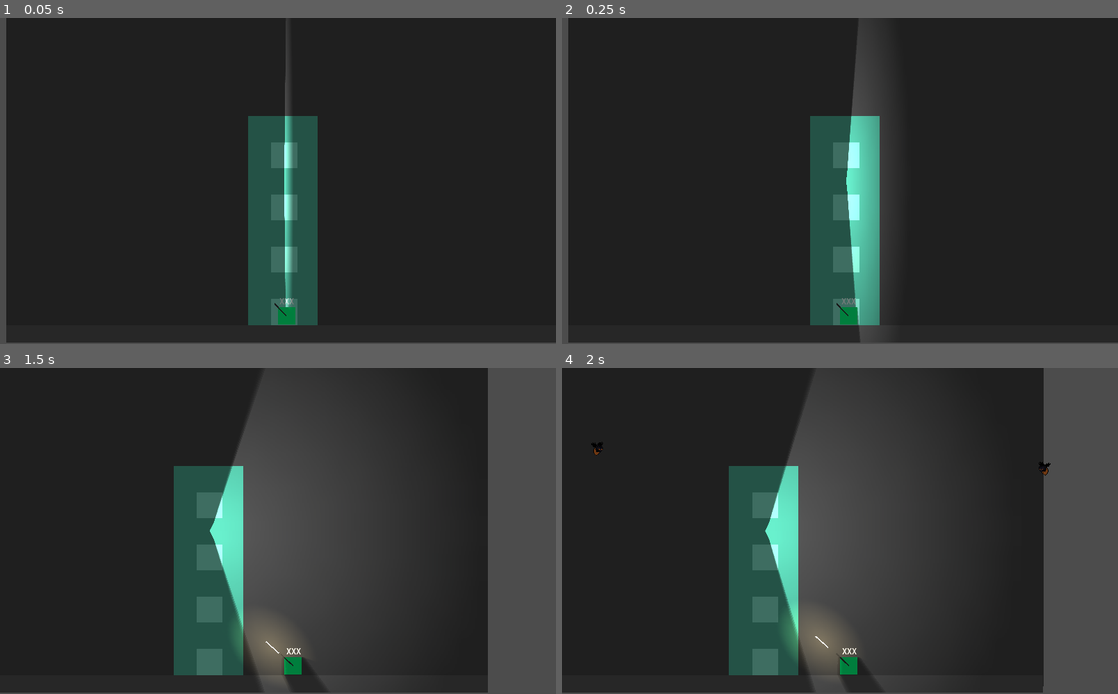
Above: before the commit, frames 1-4 (two rows, left to right).
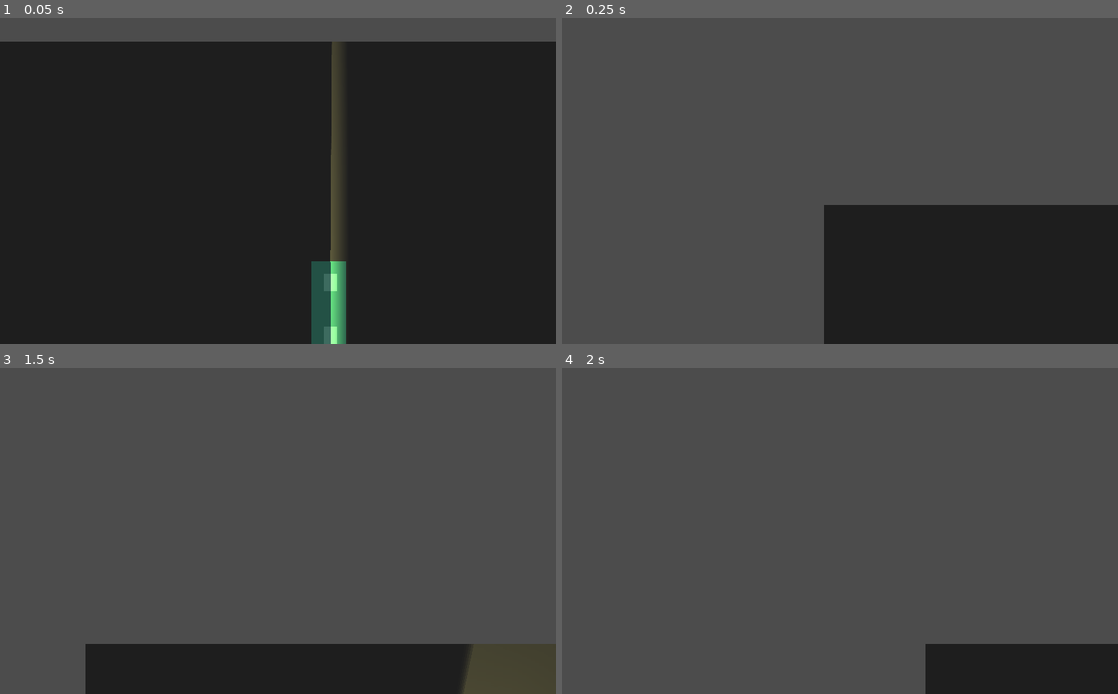
Above: after the commit, the same moments.

Repository: ZeeHatcher/Lighthouse
Game: Godot game, scene res://levels/TestLab.tscn
The game is run twice, just before and just after one commit, with the same random seed, the same clock (stepped at 60 frames per second) and the same inputs.
Inputs (mouse positions are in pixels of both pictures, inside the frame that each line leads up to):
- Up to frame 1 (0.05 s): no input
- Up to frame 2 (0.25 s): no input
- Up to frame 3 (1.5 s): move the mouse to (400, 514) at 0.52 s; hold D (move_right) 0.53-1.28 s; click (400, 514) at 0.6 s; move the mouse to (166, 547) at 1.27 s; hold S (move_down) from 1.28 s (still down); click (166, 547) at 1.35 s
- Up to frame 4 (2 s): keep holding S (move_down)

The runs differ from the first frame. In frame 1, 19% of the frame differs, in the area x 0-100%, y 0-100%; in frame 2, 79%, in the area x 1-100%, y 0-100%; in frame 3, 63%; in frame 4, 66%.

Commit message:
add generic Projectile

Diff:
--- a/assets/Lightning.gd
+++ b/assets/Lightning.gd
@@ -5,7 +5,7 @@
 onready var area : Area2D = $Area2D
 onready var scene_lightning = load("res://assets/Lightning.tscn")
 
-export (int) var max_chain_targets := 100
+export (int) var max_chain_targets := 2
 export (int) var max_chain_length := 3
 export (int) var min_chain_radius := 100
 
@@ -40,7 +40,6 @@
 
 	for i in range(target_enemies.size()):
 			if chained_length < max_chain_length:
-				chained_length += 1
 
 				var lightning : Line2D = scene_lightning.instance()
 				level.add_child(lightning)
@@ -48,7 +47,7 @@
 				#lightning.look_at(overlap_objects[i].global_position)   for rotating light only
 				lightning.set_point_position(1, target_enemies[i].global_position - area.global_position)
 				lightning.area.position = target_enemies[i].global_position - area.global_position
-				lightning.chained_length = chained_length
+				lightning.chained_length = chained_length + 1
 
 				target_enemies[i].queue_free()
 
--- a/assets/Lightning.tscn
+++ b/assets/Lightning.tscn
@@ -2,7 +2,6 @@
 
 [ext_resource path="res://assets/images/placeholder.png" type="Texture" id=1]
 [ext_resource path="res://assets/Lightning.gd" type="Script" id=2]
-
 
 [sub_resource type="CircleShape2D" id=1]
 radius = 100.0
--- a/entities/Beacon/Beacon.tscn
+++ b/entities/Beacon/Beacon.tscn
@@ -2,7 +2,6 @@
 
 [ext_resource path="res://assets/images/light.png" type="Texture" id=1]
 [ext_resource path="res://entities/Beacon/Node2D.gd" type="Script" id=2]
-
 
 [sub_resource type="OccluderPolygon2D" id=1]
 polygon = PoolVector2Array( 0, 0, 8, -16, 0, 0, 8, 16 )
@@ -15,9 +14,10 @@
 occluder = SubResource( 1 )
 
 [node name="Light2D" type="Light2D" parent="."]
-position = Vector2( 3, 0 )
-scale = Vector2( 32, 32 )
+position = Vector2( 5, 0 )
+scale = Vector2( 64, 64 )
 texture = ExtResource( 1 )
+color = Color( 1, 0.941176, 0.458824, 1 )
 shadow_enabled = true
 shadow_filter = 2
 shadow_filter_smooth = 10.0
--- a/entities/Enemy/Enemy.gd
+++ b/entities/Enemy/Enemy.gd
@@ -3,11 +3,11 @@
 
 enum Side { LEFT, RIGHT }
 
-export (int) var speed := 0
+export (int) var speed = 0
 
 var side : int = Side.LEFT setget set_side
-var velocity := Vector2(speed, 0)
 
+onready var velocity := Vector2(speed, 0)
 onready var hit_box := $CollisionShape2D
 onready var sprite := $Sprite
 onready var occluder := $LightOccluder2D
@@ -38,3 +38,6 @@
 
 func _move(delta: float) -> void:
 	pass
+
+func _on_VisibilityNotifier2D_screen_exited():
+	queue_free()
--- a/entities/Enemy/Enemy.tscn
+++ b/entities/Enemy/Enemy.tscn
@@ -1,10 +1,16 @@
-[gd_scene format=2]
+[gd_scene load_steps=2 format=2]
+
+[ext_resource path="res://entities/Enemy/Enemy.gd" type="Script" id=1]
 
 [node name="Enemy" type="KinematicBody2D"]
 collision_layer = 4
+script = ExtResource( 1 )
+
+[node name="VisibilityNotifier2D" type="VisibilityNotifier2D" parent="."]
 
 [node name="LightOccluder2D" type="LightOccluder2D" parent="."]
 
 [node name="CollisionShape2D" type="CollisionShape2D" parent="."]
 
 [node name="Sprite" type="Sprite" parent="."]
+[connection signal="screen_exited" from="VisibilityNotifier2D" to="." method="_on_VisibilityNotifier2D_screen_exited"]
--- a/entities/Enemy/Fly/Fly.gd
+++ b/entities/Enemy/Fly/Fly.gd
@@ -44,10 +44,10 @@
 	can_attack = true
 
 func _on_AttackChargeTimer_timeout():
-	var projectile = SCENES.projectile_fly.instance()
+	var projectile = SCENES.projectile_insect.instance()
 	ENTITIES.level.add_child(projectile)
 	projectile.position = tail.global_position
-	projectile.point()
+	projectile.point_to(ENTITIES.lighthouse.global_position)
 	bulb.visible = false
 
 	timer_attack_cooldown.start()
--- a/entities/Enemy/Fly/Fly.tscn
+++ b/entities/Enemy/Fly/Fly.tscn
@@ -1,7 +1,7 @@
 [gd_scene load_steps=6 format=2]
 
 [ext_resource path="res://entities/Enemy/Enemy.tscn" type="PackedScene" id=1]
-[ext_resource path="res://entities/Enemy/Fly/fly.png" type="Texture" id=2]
+[ext_resource path="res://assets/fly.png" type="Texture" id=2]
 [ext_resource path="res://entities/Enemy/Fly/Fly.gd" type="Script" id=3]
 
 [sub_resource type="OccluderPolygon2D" id=1]
@@ -13,16 +13,13 @@
 [node name="Fly" instance=ExtResource( 1 )]
 script = ExtResource( 3 )
 speed = 200
-attack_range = 200
+attack_range = 500
 
-[node name="LightOccluder2D" parent="." index="0"]
+[node name="LightOccluder2D" parent="." index="1"]
 occluder = SubResource( 1 )
 
-[node name="CollisionShape2D" parent="." index="1"]
+[node name="CollisionShape2D" parent="." index="2"]
 shape = SubResource( 2 )
-
-[node name="Sprite" parent="." index="2"]
-texture = ExtResource( 2 )
 
 [node name="Tail" type="Position2D" parent="." index="3"]
 position = Vector2( 0, 16 )
@@ -37,6 +34,9 @@
 one_shot = true
 
 [node name="Light2D" type="Light2D" parent="." index="7"]
+
+[node name="Sprite" parent="." index="8"]
+texture = ExtResource( 2 )
 [connection signal="timeout" from="AttackChargeTimer" to="." method="_on_AttackChargeTimer_timeout"]
 [connection signal="timeout" from="AttackCooldownTimer" to="." method="_on_AttackCooldownTimer_timeout"]
 [connection signal="timeout" from="RandomMoveTimer" to="." method="_on_RandomMoveTimer_timeout"]
--- a/entities/Enemy/Fly/FlyOld.tscn
+++ b/entities/Enemy/Fly/FlyOld.tscn
@@ -1,8 +1,9 @@
 [gd_scene load_steps=5 format=2]
 
 [ext_resource path="res://assets/images/light.png" type="Texture" id=1]
-[ext_resource path="res://entities/Enemy/Fly/fly.png" type="Texture" id=2]
+[ext_resource path="res://assets/fly.png" type="Texture" id=2]
 [ext_resource path="res://entities/Enemy/Fly/FlyOld.gd" type="Script" id=3]
+
 
 [sub_resource type="CapsuleShape2D" id=1]
 radius = 7.50694
--- a/entities/Enemy/Fly/Fly_projectile.gd
+++ /dev/null
@@ -1,22 +0,0 @@
-extends KinematicBody2D
-
-export var speed = 500
-
-var velocity = Vector2(speed, 0)
-
-onready var player = ENTITIES.player
-
-func _physics_process(delta):
-	var collision =  move_and_collide(velocity * delta)    	 # move
-
-	if collision:         	# if collision detected #
-		queue_free()      	# destroy itself        #
-
-# destroy upon exiting screen
-func _on_VisibilityNotifier2D_screen_exited():
-	queue_free()
-
-# set direction
-func point():
-	look_at(ENTITIES.lighthouse.global_position)
-	velocity = velocity.rotated(rotation + rand_range(-0.1, 0.1))
--- a/entities/Enemy/Fly/Fly_projectile.tscn
+++ /dev/null
@@ -1,26 +0,0 @@
-[gd_scene load_steps=5 format=2]
-
-[ext_resource path="res://entities/Enemy/Fly/Fly_projectile.png" type="Texture" id=1]
-[ext_resource path="res://entities/Enemy/Fly/Fly_projectile.gd" type="Script" id=2]
-[ext_resource path="res://assets/images/light.png" type="Texture" id=3]
-
-[sub_resource type="CircleShape2D" id=1]
-radius = 5.09472
-
-[node name="FlyProjectile" type="KinematicBody2D"]
-script = ExtResource( 2 )
-
-[node name="Sprite" type="Sprite" parent="."]
-texture = ExtResource( 1 )
-
-[node name="VisibilityNotifier2D" type="VisibilityNotifier2D" parent="."]
-scale = Vector2( 0.504682, 0.504682 )
-
-[node name="CollisionShape2D" type="CollisionShape2D" parent="."]
-shape = SubResource( 1 )
-
-[node name="Light2D" type="Light2D" parent="."]
-position = Vector2( 0, 0.0565624 )
-texture = ExtResource( 3 )
-color = Color( 0.964706, 0.560784, 0.168627, 1 )
-[connection signal="screen_exited" from="VisibilityNotifier2D" to="." method="_on_VisibilityNotifier2D_screen_exited"]
--- a/entities/Gun/Gun.gd
+++ b/entities/Gun/Gun.gd
@@ -1,22 +1,20 @@
 extends Node2D
 
-onready var level := get_tree().get_root().get_node("TestLab")
 onready var muzzle := $Muzzle
-onready var scene_projectile := preload("res://entities/Projectile/Projectile.tscn")
 
+#func fire() -> void:
+#	var bullet := SCENES.projectile_bullet.instance()
+#	ENTITIES.level.add_child(bullet)
+#
+#	bullet.global_position = muzzle.global_position
+#	bullet.point_to(get_global_mouse_position())
+
+
+onready var scene_lightning = preload("res://assets/Lightning.tscn")
 func fire() -> void:
-	var projectile := scene_projectile.instance()
-	level.add_child(projectile)
+	var lightning : Line2D = scene_lightning.instance()
+	ENTITIES.level.add_child(lightning)
 
-	projectile.global_position = muzzle.global_position
-	projectile.point_to(get_global_mouse_position())
-
-#
-#onready var scene_lightning = preload("res://assets/Lightning.tscn")
-#func fire() -> void:
-#	var lightning : Line2D = scene_lightning.instance()
-#	level.add_child(lightning)
-#
-#	lightning.global_position = muzzle.global_position
-#	lightning.set_point_position(1, get_global_mouse_position() - muzzle.global_position)
-#	lightning.area.position = get_global_mouse_position() - muzzle.global_position
+	lightning.global_position = muzzle.global_position
+	lightning.set_point_position(1, get_global_mouse_position() - muzzle.global_position)
+	lightning.area.position = get_global_mouse_position() - muzzle.global_position
--- a/entities/Gun/Gun.tscn
+++ b/entities/Gun/Gun.tscn
@@ -2,7 +2,6 @@
 
 [ext_resource path="res://assets/images/placeholder.png" type="Texture" id=1]
 [ext_resource path="res://entities/Gun/Gun.gd" type="Script" id=2]
-
 
 [node name="Gun" type="Node2D"]
 script = ExtResource( 2 )
--- a/entities/Lighthouse/Lighthouse.gd
+++ b/entities/Lighthouse/Lighthouse.gd
@@ -8,3 +8,4 @@
 func _on_Lighthouse_body_entered(body):
 	if body.is_in_group("projectiles"):
 		body.visible = false
+		body.queue_free()
--- a/entities/Lighthouse/Lighthouse.tscn
+++ b/entities/Lighthouse/Lighthouse.tscn
@@ -4,17 +4,20 @@
 [ext_resource path="res://entities/Lighthouse/Lighthouse.gd" type="Script" id=2]
 
 [sub_resource type="RectangleShape2D" id=1]
-extents = Vector2( 64, 192 )
+extents = Vector2( 32, 128 )
 
 [node name="Lighthouse" type="Area2D"]
 collision_layer = 32
+collision_mask = 16
 script = ExtResource( 2 )
 
 [node name="CollisionShape2D" type="CollisionShape2D" parent="."]
+position = Vector2( 0, -128 )
 shape = SubResource( 1 )
 
 [node name="Sprite" type="Sprite" parent="."]
 modulate = Color( 0.317647, 1, 0.823529, 0.537255 )
-scale = Vector2( 4, 12 )
+position = Vector2( 0, -128 )
+scale = Vector2( 2, 8 )
 texture = ExtResource( 1 )
 [connection signal="body_entered" from="." to="." method="_on_Lighthouse_body_entered"]
--- a/entities/Player/Player.tscn
+++ b/entities/Player/Player.tscn
@@ -6,16 +6,18 @@
 [ext_resource path="res://fonts/JetBrainsMono-Regular.ttf" type="DynamicFontData" id=4]
 
 [sub_resource type="OccluderPolygon2D" id=1]
-polygon = PoolVector2Array( -16, -16, 16, -16, 16, 16, -16, 16 )
+polygon = PoolVector2Array( -3, -3, 3, -3, 3, 3, -3, 3 )
 
 [sub_resource type="RectangleShape2D" id=2]
-extents = Vector2( 16, 16 )
+extents = Vector2( 3, 3 )
 
 [sub_resource type="DynamicFont" id=3]
 font_data = ExtResource( 4 )
 
 [node name="Player" type="KinematicBody2D"]
+collision_layer = 2
 script = ExtResource( 2 )
+speed_move = 75
 
 [node name="LightOccluder2D" type="LightOccluder2D" parent="."]
 occluder = SubResource( 1 )
@@ -25,6 +27,7 @@
 
 [node name="Sprite" type="Sprite" parent="."]
 modulate = Color( 0, 1, 0.486275, 1 )
+scale = Vector2( 0.5, 0.5 )
 texture = ExtResource( 1 )
 
 [node name="Gun" parent="." instance=ExtResource( 3 )]
@@ -35,9 +38,9 @@
 anchor_right = 0.5
 anchor_bottom = 0.5
 margin_left = -20.0
-margin_top = -36.0
+margin_top = -23.0
 margin_right = 20.0
-margin_bottom = -16.0
+margin_bottom = -3.0
 custom_fonts/font = SubResource( 3 )
 text = "XXX"
 align = 1
--- /dev/null
+++ b/entities/Projectile/Bullet/Bullet.gd
@@ -0,0 +1,10 @@
+extends Projectile
+
+func _maneuver(delta: float) -> void:
+	pass
+
+func _on_collide(collider: Object) -> void:
+	if (collider.is_in_group("enemies")):
+		collider.queue_free()
+	else:
+		queue_free()
--- /dev/null
+++ b/entities/Projectile/Bullet/Bullet.tscn
@@ -0,0 +1,27 @@
+[gd_scene load_steps=5 format=2]
+
+[ext_resource path="res://entities/Projectile/Projectile.tscn" type="PackedScene" id=1]
+[ext_resource path="res://assets/images/placeholder.png" type="Texture" id=2]
+[ext_resource path="res://entities/Projectile/Bullet/Bullet.gd" type="Script" id=3]
+
+[sub_resource type="RectangleShape2D" id=1]
+extents = Vector2( 16, 1 )
+
+[node name="Bullet" instance=ExtResource( 1 )]
+collision_layer = 8
+collision_mask = 5
+script = ExtResource( 3 )
+speed = 3000
+
+[node name="VisibilityNotifier2D" parent="." index="0"]
+position = Vector2( 16, 0 )
+scale = Vector2( 1.6, 0.1 )
+
+[node name="CollisionShape2D" parent="." index="1"]
+position = Vector2( 16, 0 )
+shape = SubResource( 1 )
+
+[node name="Sprite" parent="." index="3"]
+position = Vector2( 16, 0 )
+scale = Vector2( 1, 0.0625 )
+texture = ExtResource( 2 )
--- /dev/null
+++ b/entities/Projectile/InsectShot/InsectShot.gd
@@ -0,0 +1,7 @@
+extends Projectile
+
+func _maneuver(delta: float) -> void:
+	pass
+
+func _on_collide(collider: Object) -> void:
+	pass
--- /dev/null
+++ b/entities/Projectile/InsectShot/InsectShot.tscn
@@ -0,0 +1,23 @@
+[gd_scene load_steps=5 format=2]
+
+[ext_resource path="res://entities/Projectile/Projectile.tscn" type="PackedScene" id=1]
+[ext_resource path="res://assets/Fly_projectile.png" type="Texture" id=2]
+[ext_resource path="res://entities/Projectile/InsectShot/InsectShot.gd" type="Script" id=3]
+
+[sub_resource type="CircleShape2D" id=1]
+radius = 5.09902
+
+[node name="InsectShot" instance=ExtResource( 1 )]
+collision_layer = 16
+collision_mask = 33
+script = ExtResource( 3 )
+speed = 1000
+
+[node name="VisibilityNotifier2D" parent="." index="0"]
+scale = Vector2( 0.2, 0.2 )
+
+[node name="CollisionShape2D" parent="." index="1"]
+shape = SubResource( 1 )
+
+[node name="Sprite" parent="." index="3"]
+texture = ExtResource( 2 )
--- a/entities/Projectile/Projectile.gd
+++ b/entities/Projectile/Projectile.gd
@@ -1,15 +1,23 @@
+class_name Projectile
 extends KinematicBody2D
 
-export (int) var speed := 30
+export (int) var speed = 0
 
-var velocity := Vector2(speed, 0)
+onready var velocity := Vector2(speed, 0)
+onready var hit_box := $CollisionShape2D
+onready var sprite := $Sprite
+onready var light := $Light2D
 
 func _ready():
 	add_to_group("projectiles")
 
 func _physics_process(delta: float) -> void:
+	_maneuver(delta)
 
-	var _collision = move_and_collide(velocity * delta)
+	var collision = move_and_collide(velocity * delta)
+
+	if (collision):
+		_on_collide(collision.collider)
 
 func point_to(target: Vector2) -> void:
 	look_at(target)
@@ -17,3 +25,9 @@
 
 func _on_VisibilityNotifier2D_screen_exited() -> void:
 	queue_free()
+
+func _maneuver(delta: float) -> void:
+	pass
+
+func _on_collide(collider: Object) -> void:
+	pass
--- a/entities/Projectile/Projectile.tscn
+++ b/entities/Projectile/Projectile.tscn
@@ -1,34 +1,12 @@
-[gd_scene load_steps=5 format=2]
-
-[ext_resource path="res://assets/images/placeholder.png" type="Texture" id=1]
-[ext_resource path="res://entities/Projectile/Projectile.gd" type="Script" id=2]
-[ext_resource path="res://assets/images/light.png" type="Texture" id=3]
-
-[sub_resource type="RectangleShape2D" id=1]
-extents = Vector2( 16, 1 )
+[gd_scene format=2]
 
 [node name="Projectile" type="KinematicBody2D"]
-script = ExtResource( 2 )
+
+[node name="VisibilityNotifier2D" type="VisibilityNotifier2D" parent="."]
 
 [node name="CollisionShape2D" type="CollisionShape2D" parent="."]
-position = Vector2( 16, 0 )
-shape = SubResource( 1 )
 
 [node name="Light2D" type="Light2D" parent="."]
-position = Vector2( 16, 0 )
-scale = Vector2( 6, 4 )
-texture = ExtResource( 3 )
-color = Color( 1, 0.843137, 0.505882, 1 )
-shadow_enabled = true
-shadow_filter = 2
-shadow_filter_smooth = 10.0
 
 [node name="Sprite" type="Sprite" parent="."]
-position = Vector2( 16, 0 )
-scale = Vector2( 0.999999, 0.0625001 )
-texture = ExtResource( 1 )
-
-[node name="VisibilityNotifier2D" type="VisibilityNotifier2D" parent="."]
-position = Vector2( 16, 0 )
-scale = Vector2( 1.6, 0.1 )
 [connection signal="screen_exited" from="VisibilityNotifier2D" to="." method="_on_VisibilityNotifier2D_screen_exited"]
--- a/entities/Stair/Stair.tscn
+++ b/entities/Stair/Stair.tscn
@@ -4,7 +4,7 @@
 [ext_resource path="res://entities/Stair/Stair.gd" type="Script" id=2]
 
 [sub_resource type="RectangleShape2D" id=1]
-extents = Vector2( 24, 24 )
+extents = Vector2( 12, 16 )
 
 [node name="Stair" type="Area2D"]
 script = ExtResource( 2 )
@@ -14,5 +14,5 @@
 
 [node name="Sprite" type="Sprite" parent="."]
 modulate = Color( 0.701961, 0.701961, 0.701961, 1 )
-scale = Vector2( 1.5, 1.5 )
+scale = Vector2( 0.75, 1 )
 texture = ExtResource( 1 )
--- a/levels/Camera2D.gd
+++ b/levels/Camera2D.gd
@@ -1,6 +1,4 @@
 extends Camera2D
 
-export var zoom_size = Vector2(1.5,1.5)
-
-func _ready():
-	set_zoom(zoom_size)
+func _process(delta: float):
+	global_position.x = get_global_mouse_position().x
--- a/levels/TestLab.tscn
+++ b/levels/TestLab.tscn
@@ -34,15 +34,17 @@
 position = Vector2( 512, 303 )
 
 [node name="Background" type="ColorRect" parent="."]
-margin_right = 1025.0
-margin_bottom = 589.0
+margin_left = -116.0
+margin_top = -92.0
+margin_right = 1142.0
+margin_bottom = 681.0
 color = Color( 0.247059, 0.247059, 0.247059, 1 )
 __meta__ = {
 "_edit_use_anchors_": false
 }
 
 [node name="CanvasModulate" type="CanvasModulate" parent="."]
-color = Color( 0.498039, 0.498039, 0.498039, 1 )
+color = Color( 0.490196, 0.490196, 0.490196, 1 )
 
 [node name="Platform" type="StaticBody2D" parent="."]
 position = Vector2( 512, 584 )
@@ -81,12 +83,8 @@
 position = Vector2( 512, 352 )
 level = 2
 
-[node name="Stair3" parent="." instance=ExtResource( 3 )]
-position = Vector2( 512, 256 )
-level = 3
-
 [node name="Lighthouse" parent="." instance=ExtResource( 11 )]
-position = Vector2( 509.482, 376 )
+position = Vector2( 509.482, 568 )
 
 [node name="Player" parent="." instance=ExtResource( 1 )]
 position = Vector2( 516.065, 551.486 )
@@ -94,11 +92,13 @@
 [node name="Camera2D" type="Camera2D" parent="Player"]
 position = Vector2( -15.399, -248.311 )
 current = true
+limit_left = -1000
 limit_top = 0
+limit_right = 2000
+limit_bottom = 0
 limit_smoothed = true
 smoothing_enabled = true
 script = ExtResource( 7 )
-zoom_size = Vector2( 1, 1 )
 
 [node name="CanvasLayer" type="CanvasLayer" parent="."]
 pause_mode = 2
--- a/project.godot
+++ b/project.godot
@@ -13,9 +13,15 @@
 "class": "Enemy",
 "language": "GDScript",
 "path": "res://entities/Enemy/Enemy.gd"
+}, {
+"base": "KinematicBody2D",
+"class": "Projectile",
+"language": "GDScript",
+"path": "res://entities/Projectile/Projectile.gd"
 } ]
 _global_script_class_icons={
-"Enemy": ""
+"Enemy": "",
+"Projectile": ""
 }
 
 [application]
@@ -30,7 +36,6 @@
 
 [display]
 
-window/size/fullscreen=true
 window/dpi/allow_hidpi=true
 window/vsync/use_vsync=false
 window/stretch/mode="2d"
--- a/singletons/scenes.gd
+++ b/singletons/scenes.gd
@@ -2,5 +2,5 @@
 
 onready var enemy_fly := preload("res://entities/Enemy/Fly/Fly.tscn")
 
-onready var projectile := preload("res://entities/Projectile/Projectile.tscn")
-onready var projectile_fly := preload("res://entities/Enemy/Fly/Fly_projectile.tscn")
+onready var projectile_bullet := preload("res://entities/Projectile/Bullet/Bullet.tscn")
+onready var projectile_insect := preload("res://entities/Projectile/InsectShot/InsectShot.tscn")
Renamed: entities/Enemy/Fly/fly_projectile.png -> assets/Fly_projectile.png
Not shown, changed: assets/Fly_projectile.png.import
Renamed: entities/Enemy/Fly/fly.png -> assets/fly.png
Not shown, changed: assets/fly.png.import
